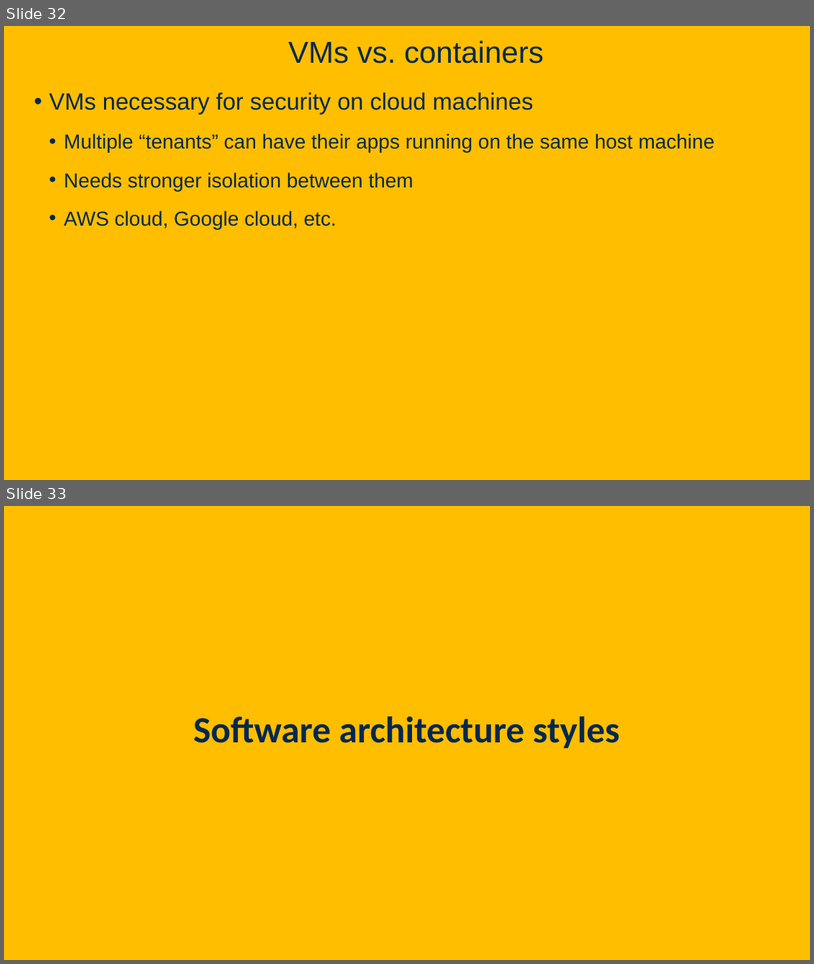
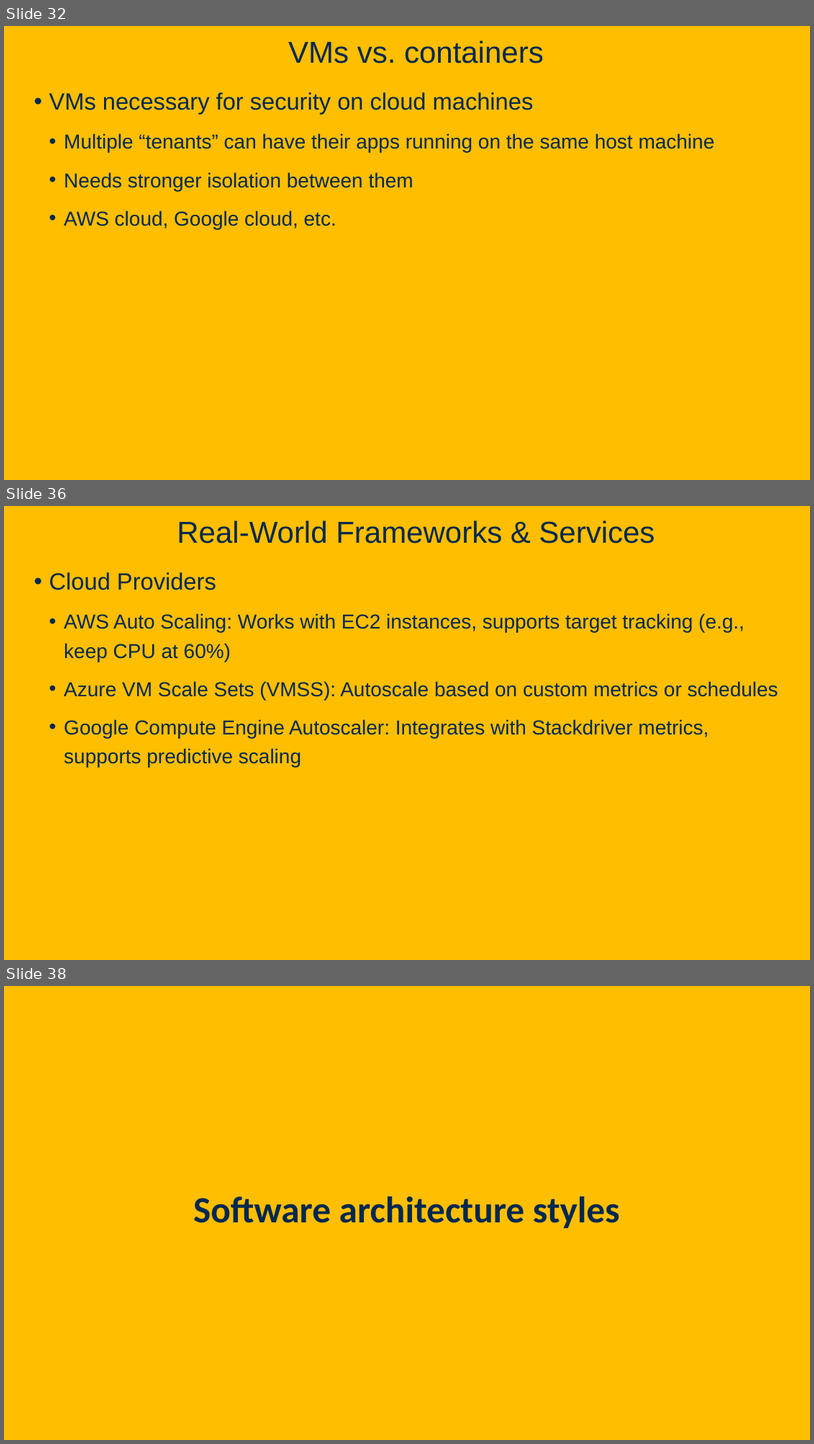
Before and after one commit to davsec-teaching/ecs160-f25, a slide deck: slides/6_software_architecture.pptx. Shown one above the other, each under a label of ours: slides 32 and 33 before the commit, slides 32, 36 and 38 after it; the slides between them are not shown. The pictures are 814x964 and 814x1444 pixels, drawn with LibreOffice and Linux fonts; fonts in the diff are those of the drawing; background and template pictures are left out. Boxes give left, top, right and bottom in pixels: in the first picture for what was removed or moved away, otherwise in the second. Text is boxed around its words. In the diff, an @@ line names an element or a change of style, - is before the commit and + after.

```diff
--- a/slides/6_software_architecture.pptx
+++ b/slides/6_software_architecture.pptx
@@ slide 36 added at bbox=[4, 506, 810, 960], background picture (left out) @@
@@ title added at bbox=[177, 520, 655, 543], 36 pt, text #022850 @@
+Real-World Frameworks & Services
@@ text added at bbox=[49, 572, 779, 767], 24 pt, text #022850 @@
+• Cloud Providers
+  • AWS Auto Scaling: Works with EC2 instances, supports target tracking (e.g., keep CPU at 60%)
+  • Azure VM Scale Sets (VMSS): Autoscale based on custom metrics or schedules
+  • Google Compute Engine Autoscaler: Integrates with Stackdriver metrics, supports predictive scaling
@@ what was slide 33 is now slide 38 @@
```
Also in this commit, not shown: 13 slides changed, 4 other slides added, 1 other file.
